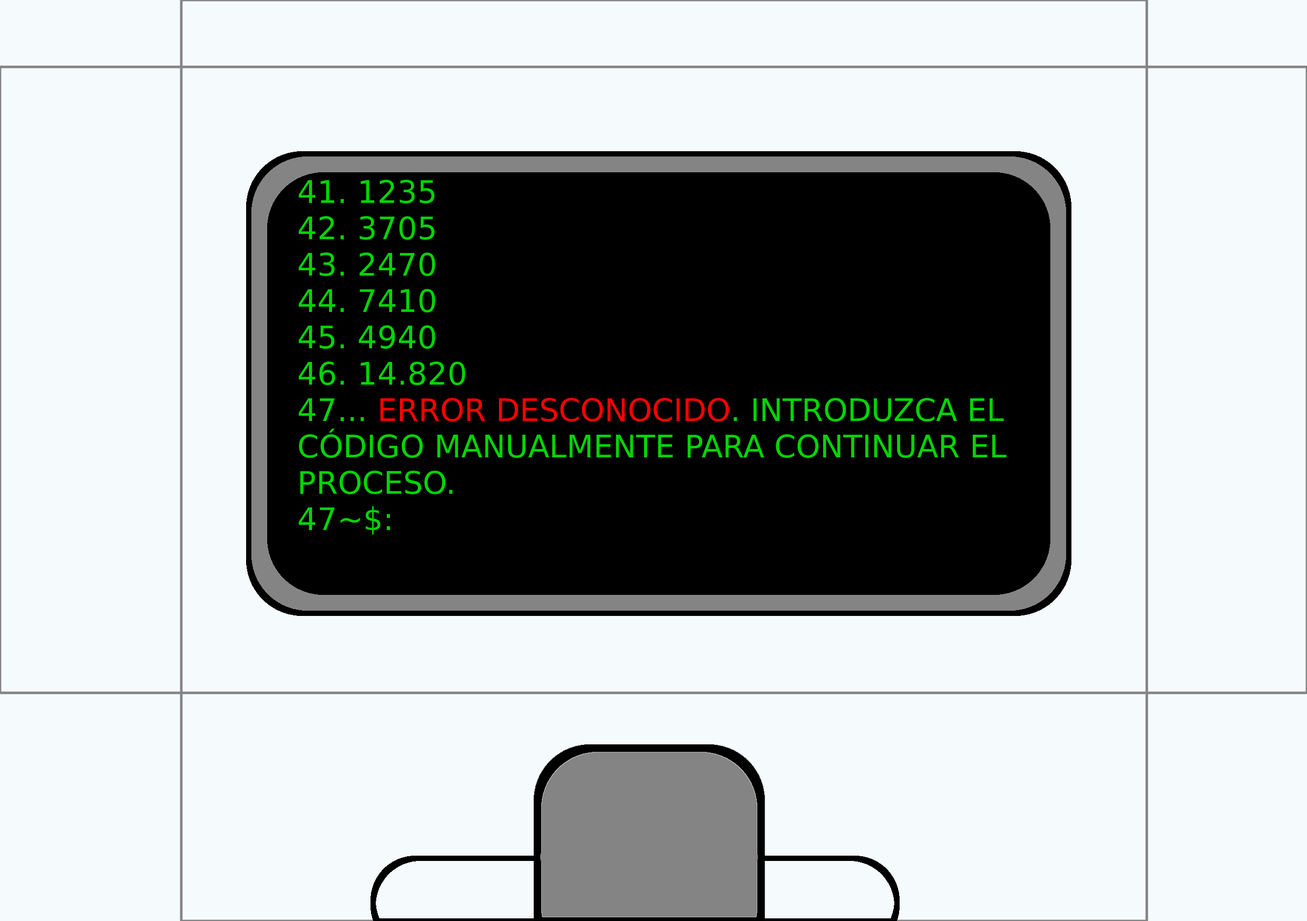
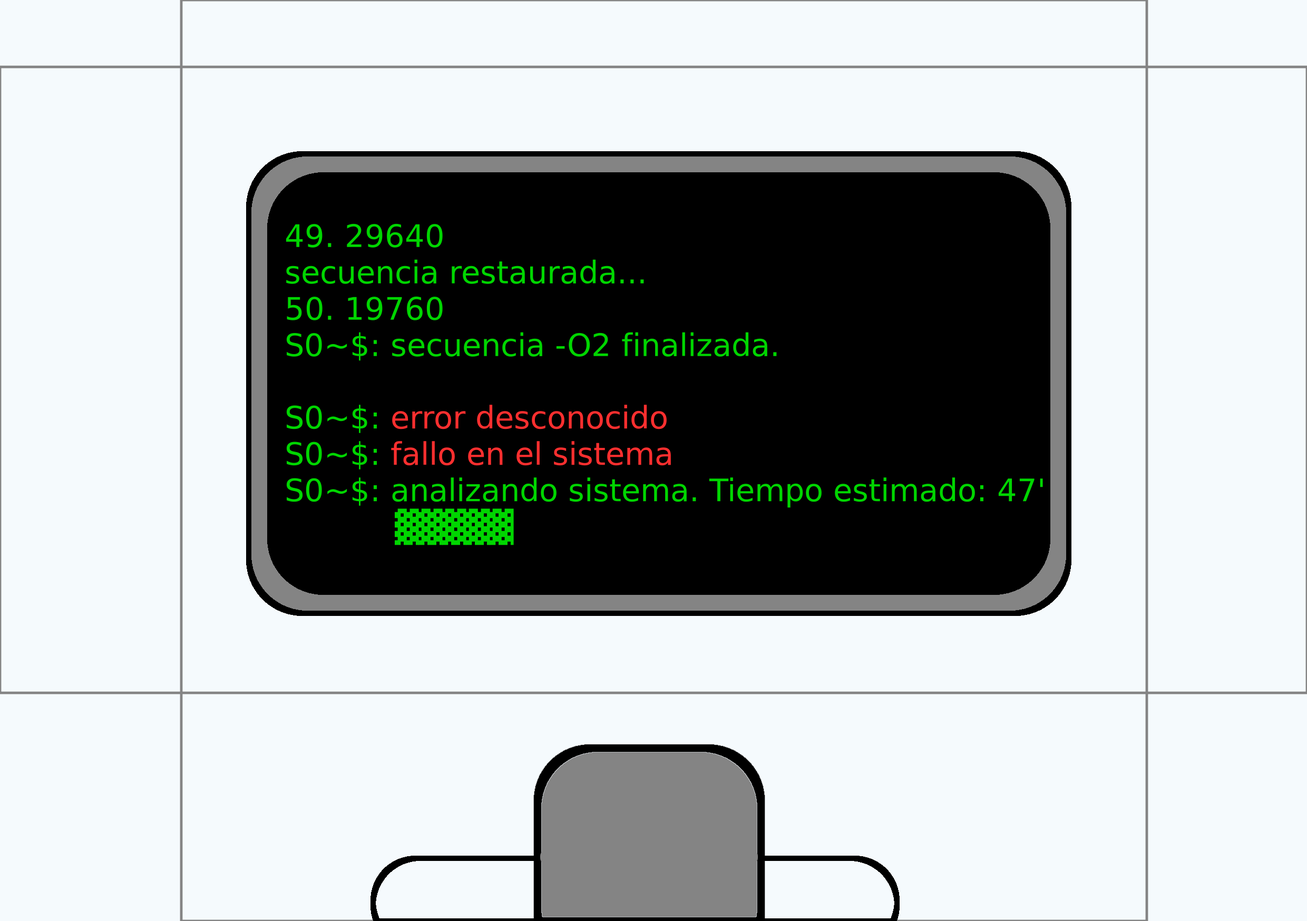
Comparing the layer stacks of the two 1307x921 images. Changes:
renamed "41. 1235 ..." to "...", painted on it over [285,179,1043,546]
